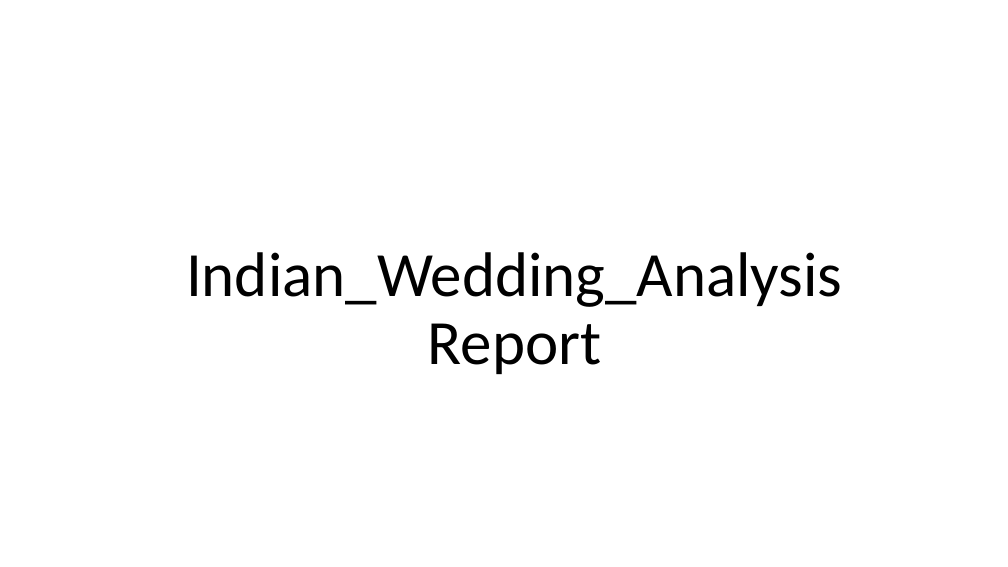
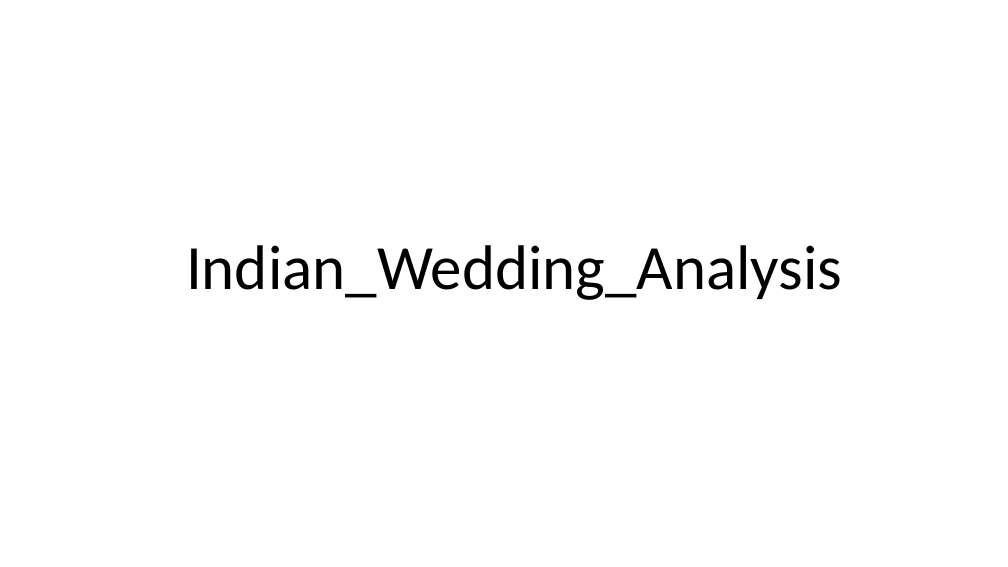
Before and after one commit to Abhishek131004/Indian_Wedding_Cost_Analysis, a slide deck: slide 1 of Indian_Wedding_Analysis.pptx. Drawn at 1008x567 pixels with LibreOffice and Linux fonts; fonts in the diff are those of the drawing; background and template pictures are left out. Boxes give left, top, right and bottom in pixels: in the first picture for what was removed or moved away, otherwise in the second. Text is boxed around its words. In the diff, an @@ line names an element or a change of style, - is before the commit and + after.

```diff
--- a/Indian_Wedding_Analysis.pptx
+++ b/Indian_Wedding_Analysis.pptx
@@ title at (186,245,842,300): text changed @@
-Indian_Wedding_Analysis
-Report
+Indian_Wedding_Analysis
```
